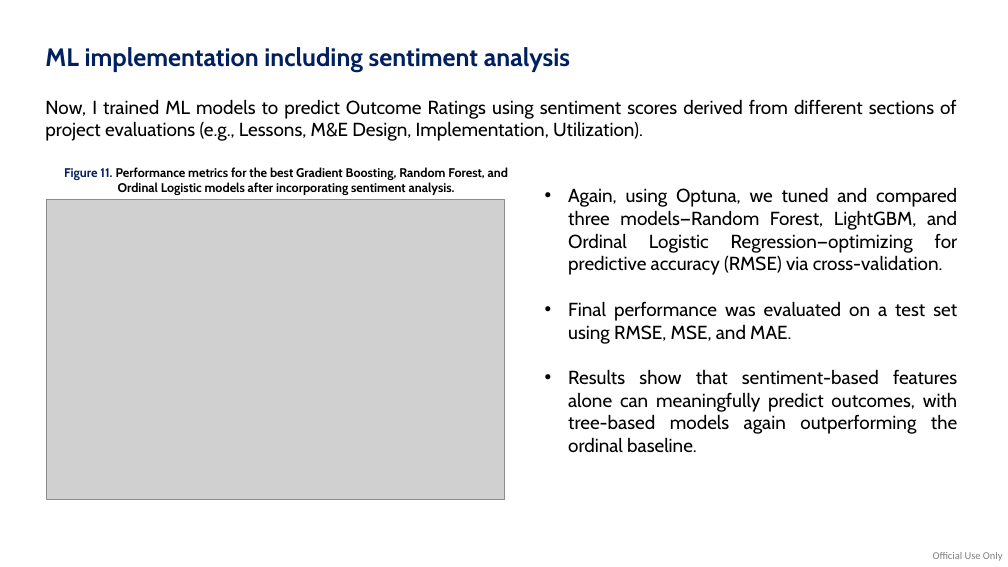
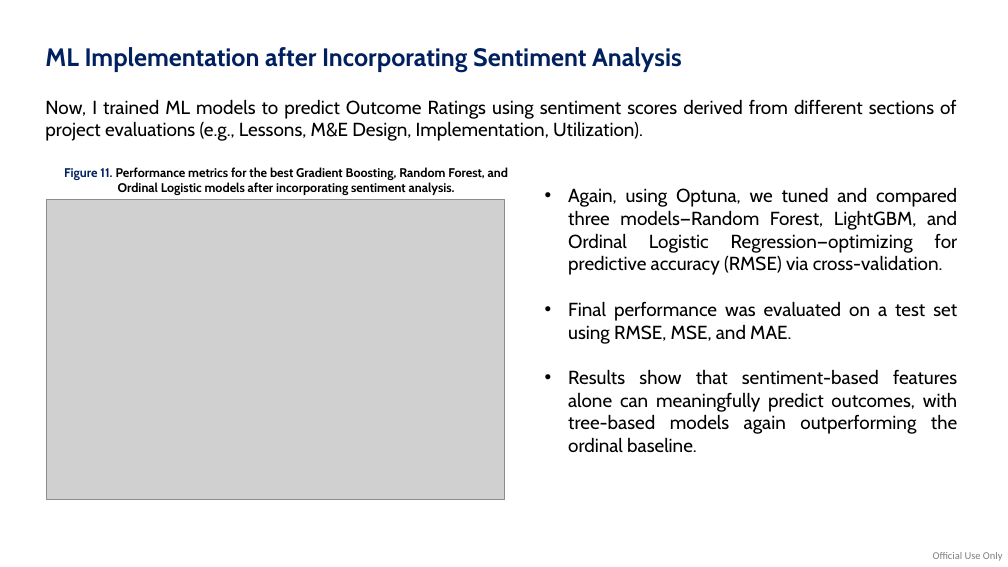
Before and after one commit to diegopaal/IEG-Interview, a slide deck: slide 13 of 3_Outputs/Diego Parra - IEG Interview.pptx (slide 12 before the commit). Drawn at 1008x567 pixels with LibreOffice and Linux fonts; fonts in the diff are those of the drawing; grey boxes stand for pictures. Boxes give left, top, right and bottom in pixels: in the first picture for what was removed or moved away, otherwise in the second. Text is boxed around its words. In the diff, an @@ line names an element or a change of style, - is before the commit and + after.

```diff
--- a/3_Outputs/Diego Parra - IEG Interview.pptx
+++ b/3_Outputs/Diego Parra - IEG Interview.pptx
@@ text at [45, 47, 682, 72]: text changed @@
-ML implementation including sentiment analysis
+ML Implementation after Incorporating Sentiment Analysis
```
Also in this commit, not shown: 1 other slide changed, 1 slide added.
